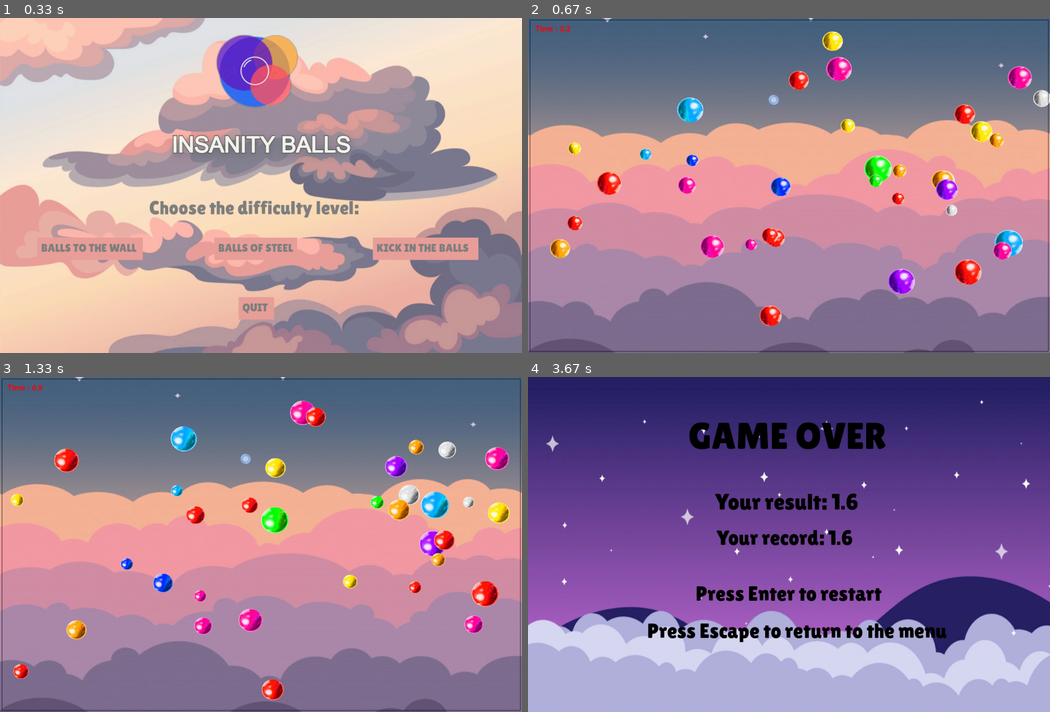
Above: before the commit, frames 1-4 (two rows, left to right).
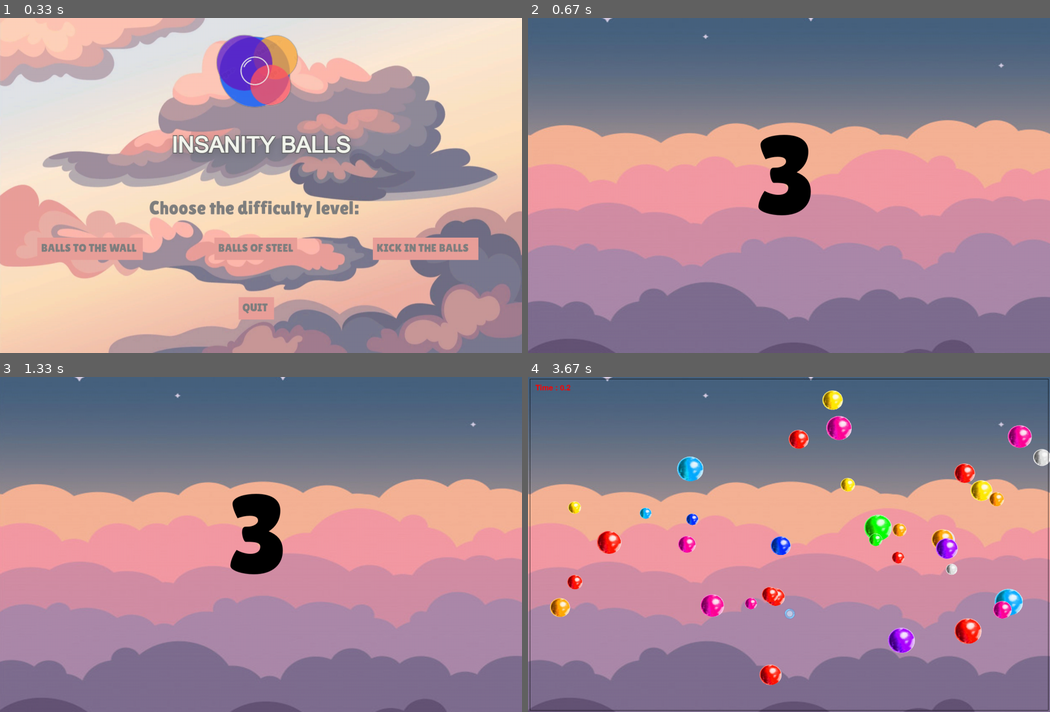
Above: after the commit, the same moments.

Repository: RenatPshukov/RAK_pygame_project2
Game: pygame game, started from main.py
Two runs of this game, one before a commit and one after it. Both use one fixed random seed, a clock stepped at 60 frames per second and the inputs below.
Inputs (mouse positions are in pixels of both pictures, inside the frame that each line leads up to):
- Up to frame 1 (0.33 s): no input
- Up to frame 2 (0.67 s): press the mouse at (783, 249) at 0.37 s; move the mouse to (773, 172) at 0.47 s; release the mouse at (768, 95) at 0.6 s
- Up to frame 3 (1.33 s): no input
- Up to frame 4 (3.67 s): press the mouse at (783, 608) at 3.27 s; move the mouse to (882, 611) at 3.37 s; release the mouse at (982, 611) at 3.5 s; press the mouse at (783, 608) at 3.6 s

Frame 1 is identical in both runs. In frame 2, 8.1% of the frame differs, in the area x 0-100%, y 0-100%; in frame 3, 8.2%; in frame 4, 100%.

Commit message:
Добавил функцию отчета времени перед началом игры.

Diff:
--- a/main.py
+++ b/main.py
@@ -369,6 +369,39 @@
         clock.tick(60)
 
 
+def time_report():
+    # задаём задний фон
+    bg = load_image('bg3.png')
+
+    counter, text = 3, '3'.rjust(3)
+    pygame.time.set_timer(pygame.USEREVENT, 1000)
+
+    run = True
+    # цикл показа меню, пока run == True
+    while run:
+        for event in pygame.event.get():
+            if event.type == pygame.USEREVENT:
+                counter -= 1
+                if counter > 0:
+                    text = str(counter).rjust(3)
+                else:
+                    run = False
+            # ожидание закрытия окна:
+            if event.type == pygame.QUIT:
+                run = False
+
+        # отрисовываем задний фон
+        screen.blit(bg, (0, 0))
+        # отрисовываем отчёт времени
+        print_text(text, 500, 250, (0, 0, 0), 300)
+        # обновляем экран
+        pygame.display.flip()
+        # вызываем функцию показа системного курсора после завершения игры
+        mouse_visible()
+        # устанавливаем 60 fps
+        clock.tick(60)
+
+
 # TODO основная функция игры
 def main_runner():
     global running
@@ -393,7 +426,7 @@
                 cursor.rect.topleft = event.pos
 
         # задаём задний фон
-        bg = pygame.image.load('data\\bg3.png')
+        bg = load_image('bg3.png')
         screen.blit(bg, (0, 0))
 
         # отрисовываем секундомер
@@ -480,6 +513,9 @@
         Border(5, 5, 5, HEIGHT - 5)
         Border(WIDTH - 5, 5, WIDTH - 5, HEIGHT - 5)
 
+        # вызываем отчет времени
+        time_report()
+
         if not main_runner():
             show_menu()
 
@@ -529,6 +565,9 @@
         Border(5, 5, 5, HEIGHT - 5)
         Border(WIDTH - 5, 5, WIDTH - 5, HEIGHT - 5)
 
+        # вызываем отчет времени
+        time_report()
+
         if not main_runner():
             show_menu()
 
@@ -579,6 +618,9 @@
         Border(5, 5, 5, HEIGHT - 5)
         Border(WIDTH - 5, 5, WIDTH - 5, HEIGHT - 5)
 
+        # вызываем отчет времени
+        time_report()
+
         if not main_runner():
             show_menu()
 
Binary file changed: Insanity balls.db
